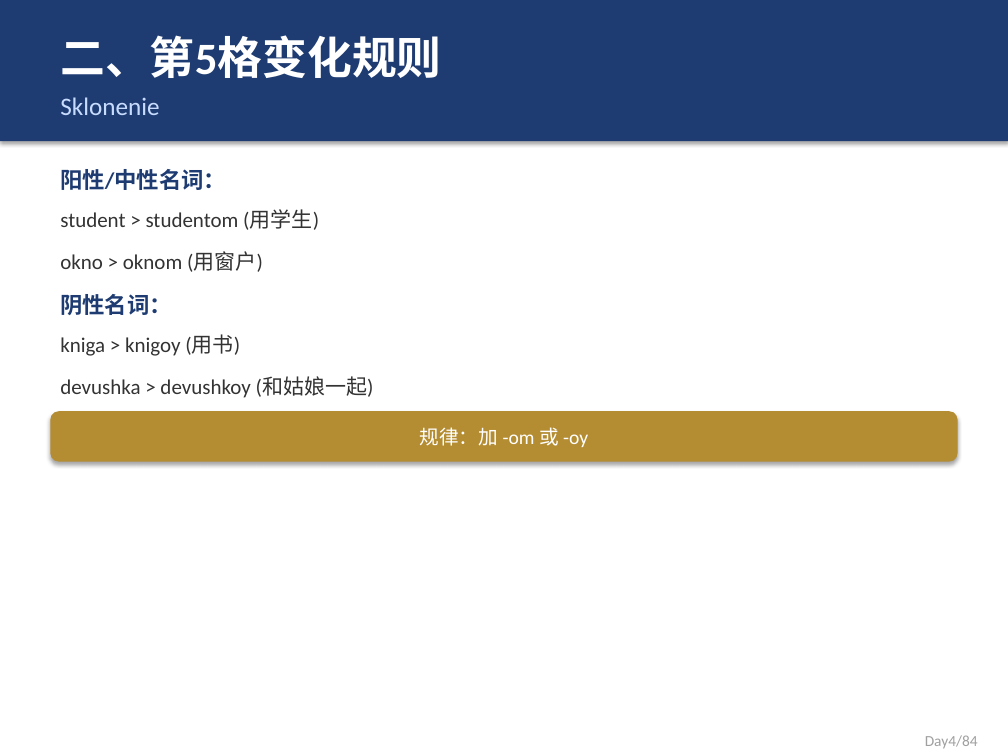
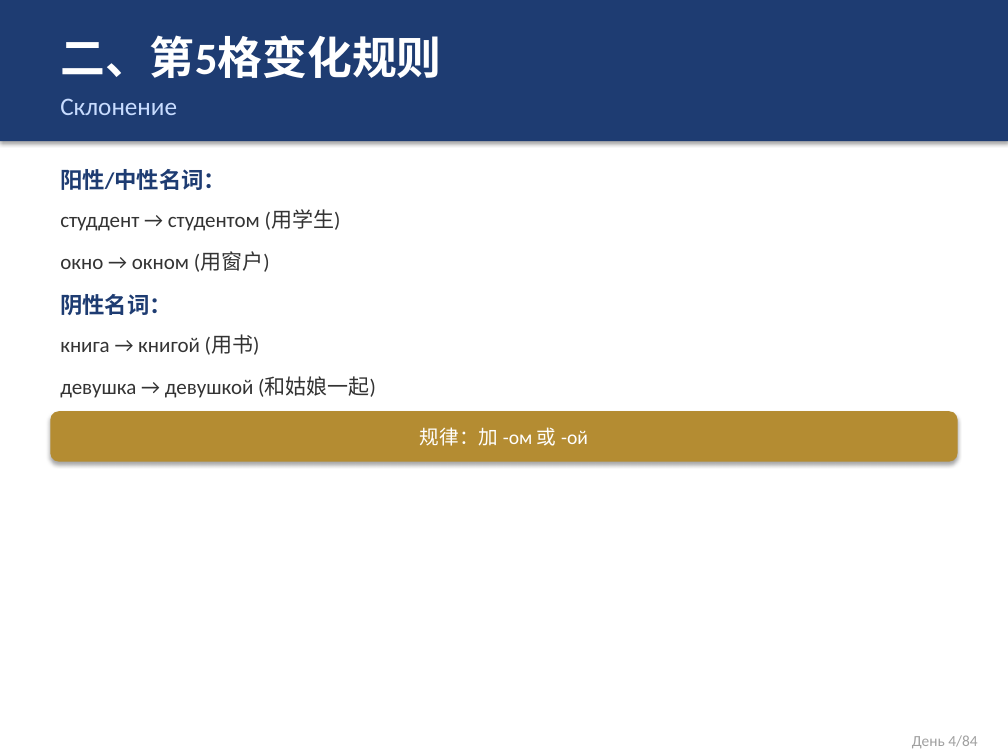
Before and after one commit to leon-lee-sys/openclaw-backup, a slide deck: slide 3 of courses/俄语课件/俄语_Day4_L1.pptx. Drawn at 1008x756 pixels with LibreOffice and Linux fonts; fonts in the diff are those of the drawing. Boxes give left, top, right and bottom in pixels: in the first picture for what was removed or moved away, otherwise in the second. Text is boxed around its words. In the diff, an @@ line names an element or a change of style, - is before the commit and + after.

```diff
--- a/courses/俄语课件/俄语_Day4_L1.pptx
+++ b/courses/俄语课件/俄语_Day4_L1.pptx
@@ text at <box>60,98,177,115</box>: text changed @@
-Sklonenie
+Склонение
@@ text at <box>60,210,341,231</box>: text changed @@
-student > studentom (用学生)
+студдент → студентом (用学生)
@@ text at <box>60,252,270,272</box>: text changed @@
-okno > oknom (用窗户)
+окно → окном (用窗户)
@@ text at <box>60,335,260,355</box>: text changed @@
-kniga > knigoy (用书)
+книга → книгой (用书)
@@ text at <box>60,377,376,398</box>: text changed @@
-devushka > devushkoy (和姑娘一起)
+девушка → девушкой (和姑娘一起)
@@ text in rounded rectangle at <box>420,427,588,446</box>: text changed @@
-规律：加 -om 或 -oy
+规律：加 -ом 或 -ой
@@ text at <box>912,735,977,748</box>: text changed @@
-Day4/84
+День 4/84
```
Also in this commit, not shown: 3 other slides changed, 1 slide removed, 10 other files.
